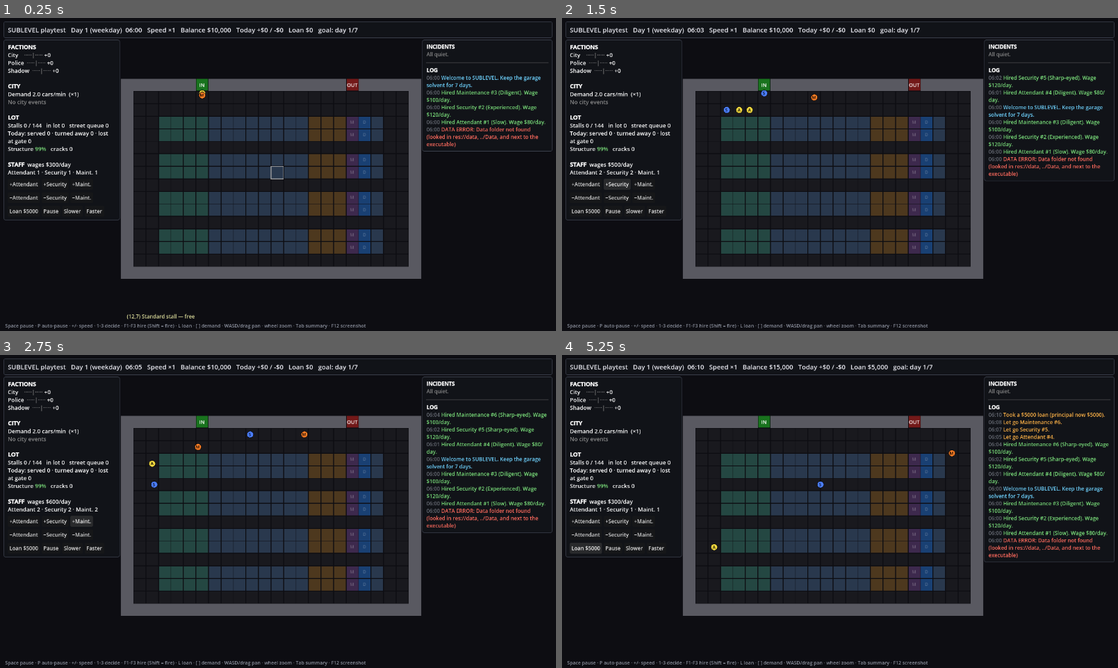
Above: before the commit, frames 1-4 (two rows, left to right).
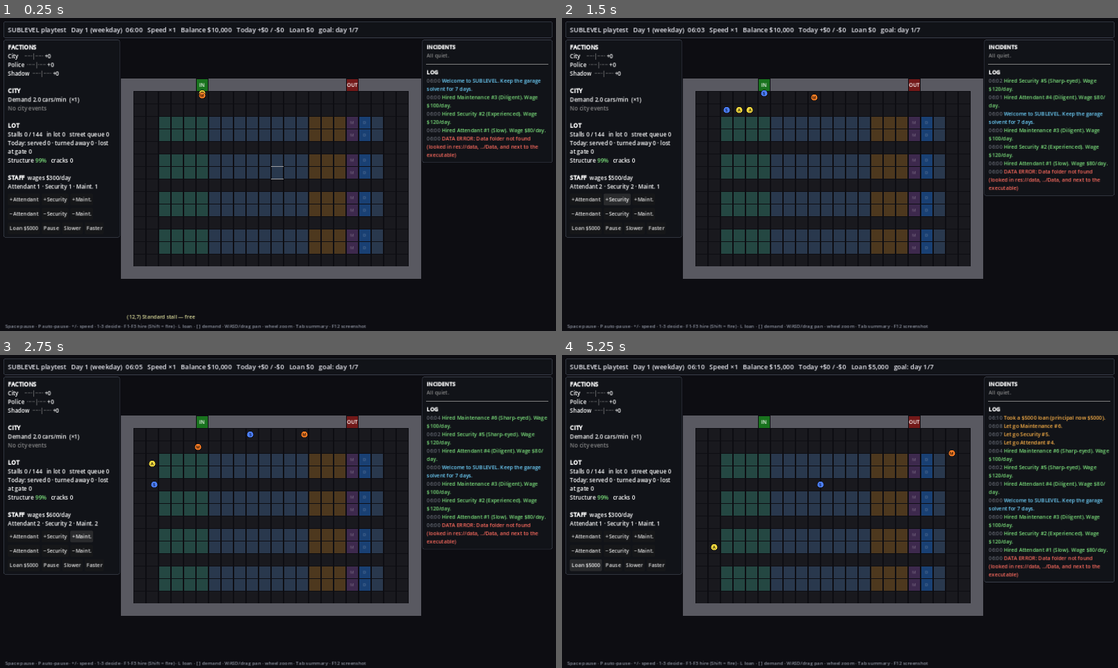
Above: after the commit, the same moments.

Repository: Snowchase/Sublevel
Game: Godot game, scene res://scenes/main.tscn
Same seed, same stepped clock (60 frames per second), same inputs: the game is played once before the commit and once after it.
Inputs:
- Up to frame 1 (0.25 s): no input
- Up to frame 2 (1.5 s): click "+Attendant" at 0.5 s; click "+Security" at 1.25 s
- Up to frame 3 (2.75 s): click "+Maint." at 2 s
- Up to frame 4 (5.25 s): click "−Attendant" at 2.75 s; click "−Security" at 3.5 s; click "−Maint." at 4.25 s; click "Loan $5000" at 5 s

The runs differ from the first frame. In frame 1, 7.5% of the frame differs, in the area x 0-100%, y 2-100%; in frame 2, 8.3%; in frame 3, 8.7%; in frame 4, 9.6%.

Commit message:
fix(godot): address code review findings, with regression tests
- Towing pays only when a car was actually towed (overstay incidents
  can land on an empty lane when nothing is parked)
- Letting a busy worker go re-queues their incident with a fresh
  unattended clock instead of an instant fine
- Staff hand back a job that stays unreachable for 200 ticks
- Departing cars reset their last-moved tick (soak "stuck" metric was
  counting parked time)
- Decision card refreshes button availability every frame and shows
  the branch that will really fire on timeout (Security fallback)
- Screenshot mode fails cleanly instead of hanging under --headless
- Balance report averages full 24h days only (day 1 starts at 06:00)
- Remove unused restart signal; set stretch mode so aspect applies

Co-Authored-By: Claude Opus 5.5 <noreply@anthropic.com>
Claude-Session: https://claude.ai/code/session_01LYf7qsBeo5kTP6r7HrEMao

Diff:
--- a/godot/project.godot
+++ b/godot/project.godot
@@ -16,6 +16,7 @@
 
 window/size/viewport_width=1280
 window/size/viewport_height=720
+window/stretch/mode="canvas_items"
 window/stretch/aspect="expand"
 
 [rendering]
--- a/godot/scripts/game/hud.gd
+++ b/godot/scripts/game/hud.gd
@@ -15,7 +15,6 @@
 signal loan_requested
 signal speed_step_requested(step: int)
 signal pause_toggled
-signal restart_requested
 
 const LEFT_W := 268.0
 const RIGHT_W := 300.0
@@ -48,7 +47,6 @@
 var _top_panel: PanelContainer
 
 var _slow_refresh := 0.0
-var _decision_shown_id := -1
 var overlay_visible := false
 
 
@@ -358,7 +356,6 @@
 	var inc = sim.next_decision()
 	if inc == null:
 		_decision_panel.visible = false
-		_decision_shown_id = -1
 		return
 	_decision_panel.visible = true
 	var more: int = sim.pending_decision_count() - 1
@@ -366,15 +363,13 @@
 	var info := "Severity %d%%" % int(inc.severity * 100)
 	if more > 0:
 		info += "   ·   %d more decision(s) waiting" % more
-	var default_idx := int(inc.def.get("default_branch", 0))
 	var branches: Array = inc.def.get("branches", [])
-	if default_idx < branches.size():
-		info += "   ·   if ignored: %s" % branches[default_idx]["label"]
+	var fallback: int = sim.expiry_branch(inc)   # what actually fires on timeout
+	if fallback >= 0:
+		info += "   ·   if ignored: %s" % branches[fallback]["label"]
 	_decision_info.text = info
 
-	if _decision_shown_id == inc.id:
-		return   # buttons already built for this incident
-	_decision_shown_id = inc.id
+	# Rebuilt every frame: availability changes when Security is hired or fired.
 	for i in _branch_buttons.size():
 		var b := _branch_buttons[i]
 		if i >= branches.size():
--- a/godot/scripts/game/main.gd
+++ b/godot/scripts/game/main.gd
@@ -65,7 +65,6 @@
 	hud.loan_requested.connect(_take_loan)
 	hud.speed_step_requested.connect(_step_speed)
 	hud.pause_toggled.connect(_toggle_pause)
-	hud.restart_requested.connect(_restart)
 
 	_start_session()
 
@@ -372,6 +371,12 @@
 func _save_screenshot(path: String, quit_after: bool) -> void:
 	await RenderingServer.frame_post_draw
 	var img := get_viewport().get_texture().get_image()
+	if img == null:
+		# --headless uses a dummy renderer with no pixels; run under a display (or xvfb).
+		push_error("Screenshot unavailable: no rendered image (running --headless?)")
+		if quit_after:
+			get_tree().quit(1)
+		return
 	var err := img.save_png(path)
 	if err == OK:
 		print("[SUBLEVEL] Screenshot saved: %s" % ProjectSettings.globalize_path(path))
--- a/godot/scripts/sim/simulation.gd
+++ b/godot/scripts/sim/simulation.gd
@@ -464,14 +464,21 @@
 	return true
 
 
+## Branch that fires if the card times out: the JSON default, or the first
+## available branch when the default is locked (e.g. no Security on staff).
+## -1 if none is available.
+func expiry_branch(inc: Incident) -> int:
+	var branch := int(inc.def.get("default_branch", 0))
+	if is_branch_available(inc, branch):
+		return branch
+	for i in inc.def.get("branches", []).size():
+		if is_branch_available(inc, i):
+			return i
+	return -1
+
+
 func _expire_decision(inc: Incident) -> void:
-	var branch := int(inc.def.get("default_branch", 0))
-	if not is_branch_available(inc, branch):
-		branch = -1
-		for i in inc.def.get("branches", []).size():
-			if is_branch_available(inc, i):
-				branch = i
-				break
+	var branch := expiry_branch(inc)
 	if branch >= 0:
 		_apply_branch(inc, branch, true)
 	_close_incident(inc, C.IncidentState.EXPIRED)
@@ -504,19 +511,30 @@
 ## Monetary side effects of branch consequence tags (UE: ApplyConsequence).
 func _apply_consequence(inc: Incident, tag: String) -> void:
 	var money := float(C.CONSEQUENCE_MONEY.get(tag, 0.0))
+	if tag in C.TOW_CONSEQUENCES and not _tow_vehicle(inc.vehicle_id):
+		money = 0.0   # nothing to tow (car already left) — nothing recovered
 	if money > 0.0:
 		_earn(money, "shadow" if tag == "vehicle_stays_shadow_credit" else "decisions")
 	elif money < 0.0:
 		_spend(-money, "losses")
-	if tag in C.TOW_CONSEQUENCES:
-		_tow_vehicle(inc.vehicle_id)
-
-
-func _tow_vehicle(vehicle_id: int) -> void:
+
+
+## Returns true if a car was removed.
+func _tow_vehicle(vehicle_id: int) -> bool:
 	var v = vehicles.get(vehicle_id)
-	if v != null and v.state != C.VehicleState.DONE:
-		v.tow(self)
-		stats["towed"] += 1
+	if v == null or v.state == C.VehicleState.DONE:
+		return false
+	v.tow(self)
+	stats["towed"] += 1
+	return true
+
+
+## Puts an incident back in the dispatch queue with a fresh unattended
+## clock (its worker was let go or couldn't reach it).
+func requeue_incident(inc: Incident) -> void:
+	inc.state = C.IncidentState.ACTIVE
+	inc.staff_id = 0
+	inc.spawn_tick = tick_count
 
 
 func _expire_auto_incident(inc: Incident) -> void:
@@ -584,8 +602,7 @@
 	if not pick.is_idle() and pick.task["kind"] == "resolve":
 		var inc = incidents.get(pick.task["incident_id"])
 		if inc != null and inc.is_open():
-			inc.state = C.IncidentState.ACTIVE
-			inc.staff_id = 0
+			requeue_incident(inc)
 	staff.erase(pick.id)
 	log_message("Let go %s." % pick.display_name, "warn")
 	return true
--- a/godot/scripts/sim/staff.gd
+++ b/godot/scripts/sim/staff.gd
@@ -26,6 +26,9 @@
 var task: Dictionary = {}
 var patrol_target := C.NO_CELL
 var next_retarget_tick := 0
+var _no_route_ticks := 0
+
+const GIVE_UP_TICKS := 200   # job unreachable this long → hand it back
 
 
 func setup(staff_id: int, staff_role: int, staff_trait: int, start_cell: Vector2i) -> void:
@@ -64,6 +67,7 @@
 func assign(kind: String, incident_id: int, target: Vector2i, work_ticks: int) -> void:
 	task = {"kind": kind, "incident_id": incident_id, "target": target, "work_left": work_ticks}
 	path.clear()
+	_no_route_ticks = 0
 
 
 func tick(sim) -> void:
@@ -87,7 +91,15 @@
 		if path.is_empty():
 			path = sim.grid.find_path(cell, target)
 			if path.is_empty():
-				return   # no route right now — try again next tick
+				# Boxed in (e.g. other incidents block every approach). Retry for
+				# a while, then hand the job back so the incident can't stall forever.
+				_no_route_ticks += 1
+				if _no_route_ticks >= GIVE_UP_TICKS:
+					if task["kind"] == "resolve" and incident != null and incident.is_open():
+						sim.requeue_incident(incident)
+					task = {}
+				return
+		_no_route_ticks = 0
 		_walk()
 		return
 
--- a/godot/scripts/sim/vehicle.gd
+++ b/godot/scripts/sim/vehicle.gd
@@ -120,6 +120,7 @@
 	state = C.VehicleState.EXITING
 	path = sim.grid.find_path(cell, sim.grid.exit_gate)
 	cooldown = 0.0
+	last_move_tick = sim.tick_count   # parked time isn't "stuck" time
 
 
 func leave_unserved(sim) -> void:
@@ -128,6 +129,7 @@
 		stall = C.NO_CELL
 	state = C.VehicleState.LEAVING_UNSERVED
 	path = sim.grid.find_path(cell, sim.grid.exit_gate)
+	last_move_tick = sim.tick_count
 
 
 func _tick_driving_out(sim) -> void:
--- a/godot/tests/balance_report.gd
+++ b/godot/tests/balance_report.gd
@@ -6,6 +6,7 @@
 ##   godot --headless --path godot --script res://tests/balance_report.gd
 ##   godot --headless --path godot --script res://tests/balance_report.gd -- --days=7 --seeds=5
 ##
+## Day 1 (06:00-24:00) is a warm-up and is excluded from the averages.
 ## Policy: starter crew (1 attendant, 1 security, 1 maintenance), every
 ## decision answered after ~10s with the first allowed branch, no loans.
 ## Results are also written to user://balance_report.json.
@@ -48,7 +49,7 @@
 			end_balance += sim.balance
 			if sim.bankrupt:
 				bankrupt_runs += 1
-			for d in sim.day_history:
+			for d in sim.day_history.slice(1):   # skip the partial warm-up day
 				for key in ["revenue", "expenses", "served", "turned_away", "lost_at_gate",
 						"peak_occupancy", "incidents", "incidents_unattended", "decisions_expired"]:
 					totals[key] = float(totals.get(key, 0.0)) + float(d[key])
@@ -81,9 +82,10 @@
 	sim.hire_staff(C.Role.ATTENDANT)
 	sim.hire_staff(C.Role.SECURITY)
 	sim.hire_staff(C.Role.MAINTENANCE)
-	var end_tick := sim.tick_count + days * C.TICKS_PER_DAY
-	# Align to the day boundary so every simulated day is a full 24h day
-	end_tick -= end_tick % C.TICKS_PER_DAY
+	# Sessions start at 06:00, so day 1 is partial: run it as warm-up and
+	# then simulate `days` full 24h days (only those are averaged).
+	var first_midnight := sim.tick_count - sim.tick_count % C.TICKS_PER_DAY + C.TICKS_PER_DAY
+	var end_tick := first_midnight + days * C.TICKS_PER_DAY
 	while sim.tick_count < end_tick:
 		sim.tick()
 		var inc = sim.next_decision()
--- a/godot/tests/run_tests.gd
+++ b/godot/tests/run_tests.gd
@@ -24,6 +24,7 @@
 	"test_staff_clears_blocking_incident",
 	"test_unattended_incident_is_fined",
 	"test_tow_consequence_removes_vehicle",
+	"test_firing_busy_worker_requeues_incident",
 	"test_day_end_wages_and_loan",
 	"test_bankruptcy",
 	"test_city_events",
@@ -294,6 +295,7 @@
 	check(not sim.is_branch_available(inc, 0), "Security branch locked with no guard on staff")
 	check(not sim.resolve_decision(inc.id, 0), "locked branch rejected")
 	check(sim.is_branch_available(inc, 1), "non-security branch available")
+	check(sim.expiry_branch(inc) == 1, "card reports 'Call Police' as the real if-ignored outcome")
 
 	# Expiry with no guard falls back to the first available branch.
 	run(sim, 701)
@@ -356,6 +358,29 @@
 	check(sim.grid.stall_owner[sim.grid.idx(stall)] == 0, "stall freed")
 	check(approx(sim.balance - before, 75.0), "towing recovered $75")
 	check(approx(sim.factions["shadow_clients"], -5.0), "shadow -5")
+
+	# No parked car → the incident lands on a lane; towing it must not pay.
+	var empty := quiet_sim(77)
+	var ghost = empty.spawn_incident("OverstayVehicle")
+	check(ghost.vehicle_id == 0, "overstay with no parked cars has no vehicle")
+	var before_empty := empty.balance
+	empty.resolve_decision(ghost.id, 0)
+	check(approx(empty.balance, before_empty), "towing nothing recovers nothing (got %+.2f)" % (empty.balance - before_empty))
+	return true
+
+
+func test_firing_busy_worker_requeues_incident() -> bool:
+	var sim := quiet_sim()
+	sim.hire_staff(C.Role.MAINTENANCE)
+	var inc = sim.spawn_incident("FenderBender", Vector2i(12, 8))
+	run(sim, 2)
+	check(inc.state == C.IncidentState.IN_PROGRESS, "maintenance dispatched")
+	inc.spawn_tick = sim.tick_count - C.AUTO_INCIDENT_TIMEOUT - 100   # an old incident
+	check(sim.fire_staff(C.Role.MAINTENANCE), "busy worker let go")
+	check(inc.state == C.IncidentState.ACTIVE and inc.staff_id == 0, "incident back in the queue")
+	run(sim, 5)
+	check(inc.state == C.IncidentState.ACTIVE, "re-queued incident isn't fined instantly for being old")
+	check(sim.stats["incidents_unattended"] == 0, "no unattended fine")
 	return true
 
 
Not shown, changed: godot/README.md
